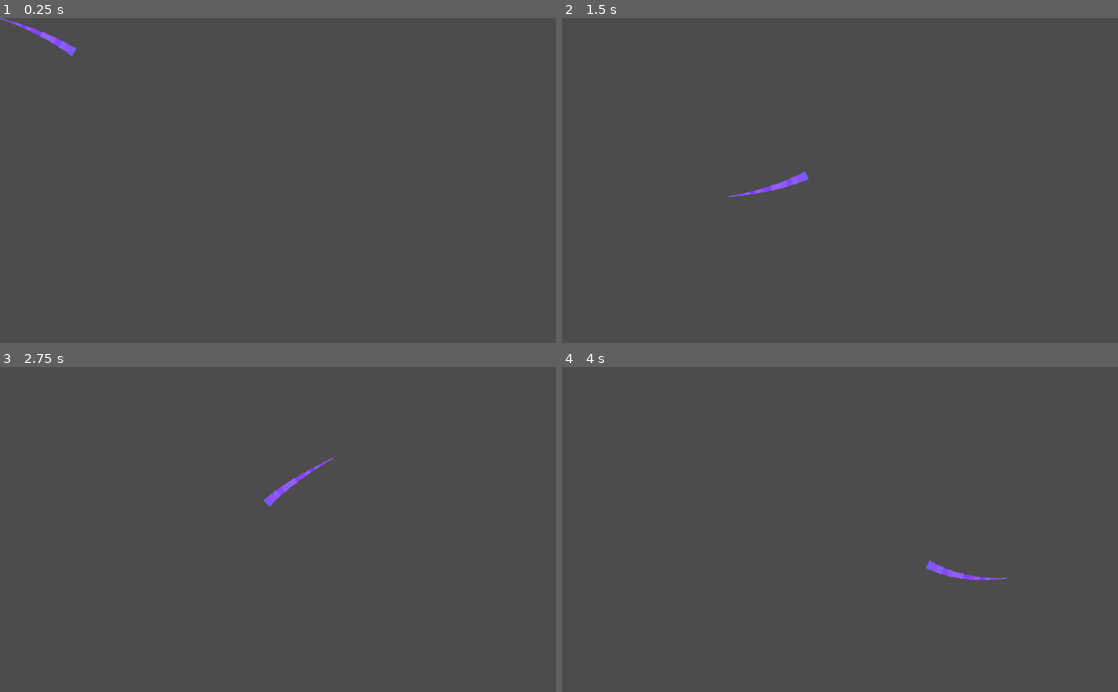
Above: before the commit, frames 1-4 (two rows, left to right).
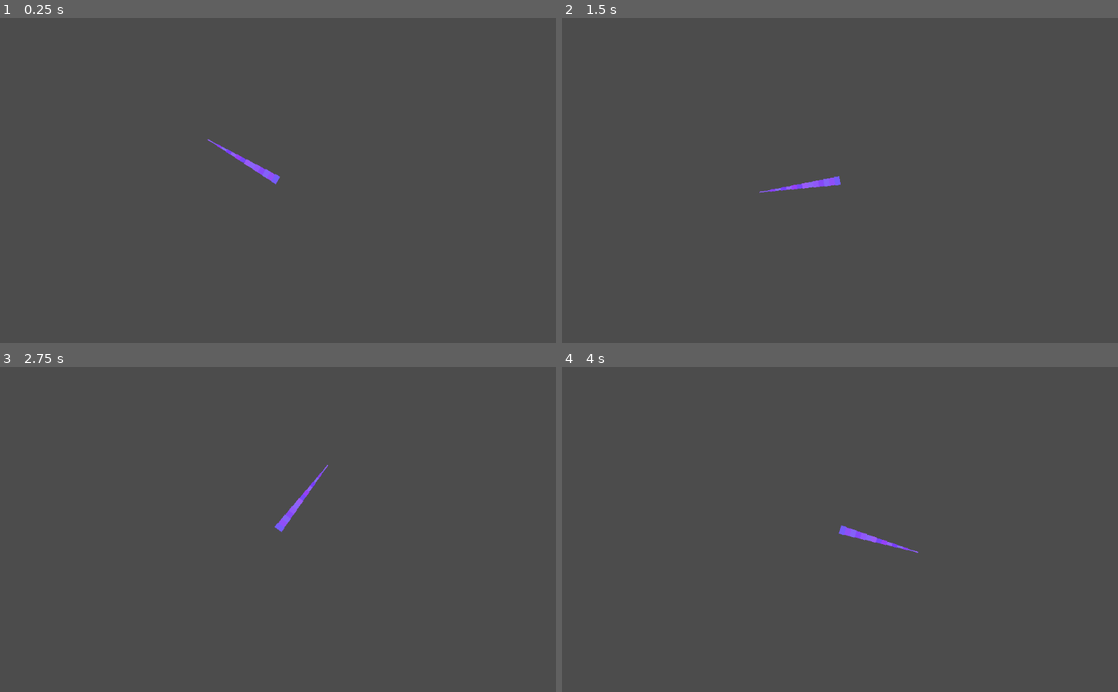
Above: after the commit, the same moments.

Repository: AGPritchard/inverse-kinematics
Game: Godot game, scene res://src/tentacle/tentacle.tscn
Two runs of this game, one before a commit and one after it. Both use one fixed random seed, a clock stepped at 60 frames per second and the inputs below. The project has no main scene, so this scene is started directly.
Inputs (mouse positions are in pixels of both pictures, inside the frame that each line leads up to):
- Up to frame 1 (0.25 s): no input
- Up to frame 2 (1.5 s): tap Enter at 0.5 s; move the mouse to (962, 164) at 0.52 s; tap Space at 1.25 s; move the mouse to (728, 196) at 1.27 s
- Up to frame 3 (2.75 s): tap Enter at 2 s; move the mouse to (333, 458) at 2.02 s
- Up to frame 4 (4 s): tap Space at 2.75 s; move the mouse to (812, 594) at 2.77 s; tap Enter at 3.5 s; move the mouse to (1006, 578) at 3.52 s

The runs differ from the first frame. In frame 1, 0.5% of the frame differs, in the area x 0-51%, y 0-52%; in frame 2, 0.4%; in frame 3, 0.5%; in frame 4, 0.5%.

Commit message:
Add reach in backwards direction

Diff:
--- a/src/tentacle/tentacle.gd
+++ b/src/tentacle/tentacle.gd
@@ -26,6 +26,10 @@
 		lines.append(line)
 
 func _process(_delta: float) -> void:
+	# set base position
+	var base: Vector2 = segments[-1]
+
+	# set target
 	var target := get_global_mouse_position()
 
 	# perform reach in forward direction
@@ -35,6 +39,14 @@
 		segments[i] = reach[0]
 		target = reach[1]
 	segments[-1] = target
+
+	# perform reach in reverse
+	target = base
+	for i in range(NUM_OF_POINTS - 1, 0, -1):
+		var reach := _reach(segments[i], segments[i-1], target)
+		segments[i] = reach[0]
+		target = reach[1]
+	segments[0] = target
 
 	# update line points
 	for i in segments.size() - 1:
